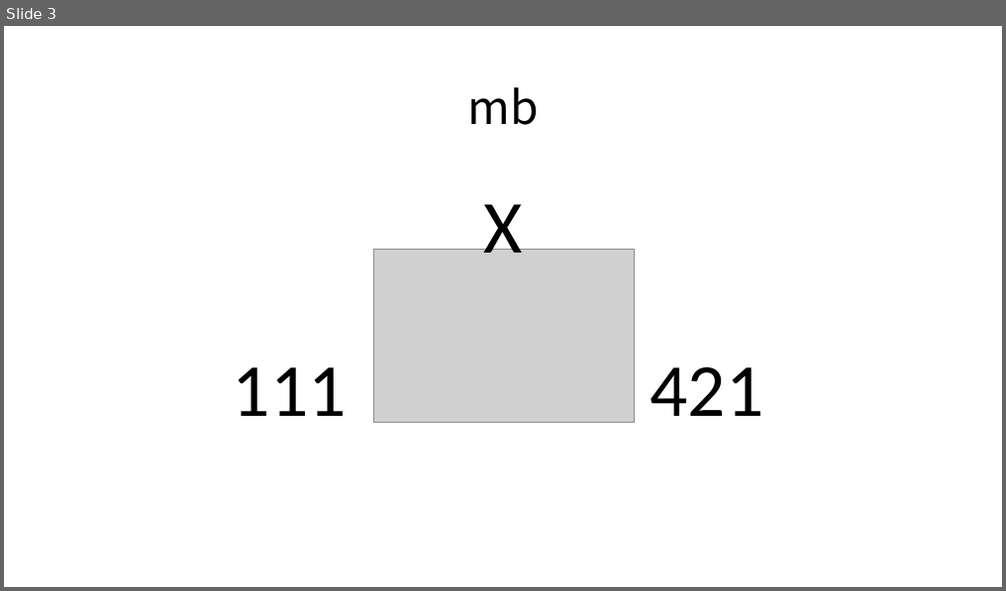
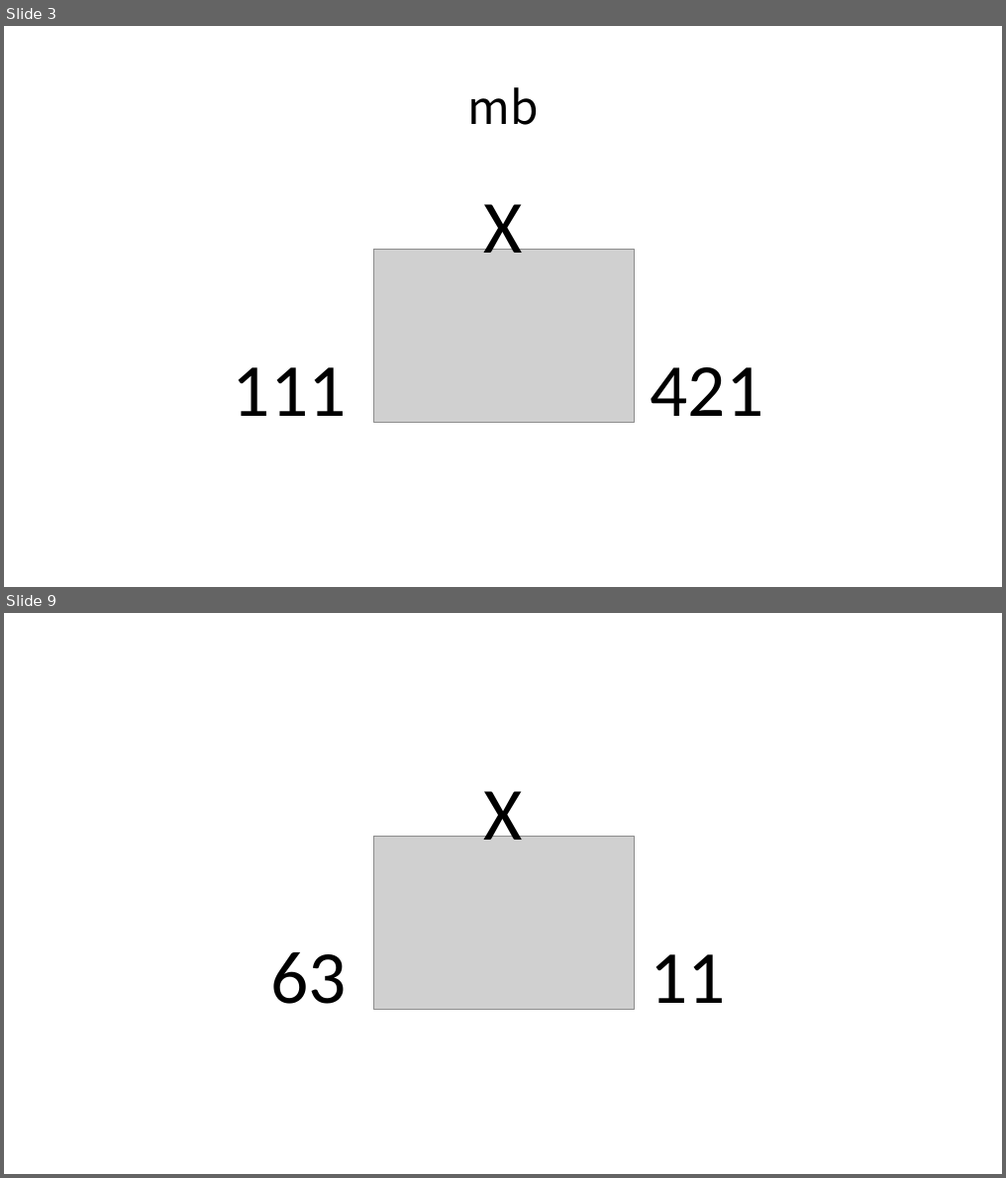
Before and after one commit to richardzai2002/chamap-tiles, a slide deck: model.pptx. Shown one above the other, each under a label of ours: slide 3 before the commit, slides 3 and 9 after it; the slides between them are not shown. The pictures are 1006x591 and 1006x1178 pixels, drawn with LibreOffice and Linux fonts; fonts in the diff are those of the drawing; grey boxes stand for pictures. Boxes give left, top, right and bottom in pixels: in the first picture for what was removed or moved away, otherwise in the second. Text is boxed around its words. In the diff, an @@ line names an element or a change of style, - is before the commit and + after.

```diff
--- a/model.pptx
+++ b/model.pptx
@@ slide 9 added at [4, 613, 1002, 1174], background #FFFFFF @@
@@ group added at [270, 791, 727, 1010]: 3 texts, 1 picture @@
+11
+63
+X
```
Also in this commit, not shown: 37 other slides added, 6 other files.
